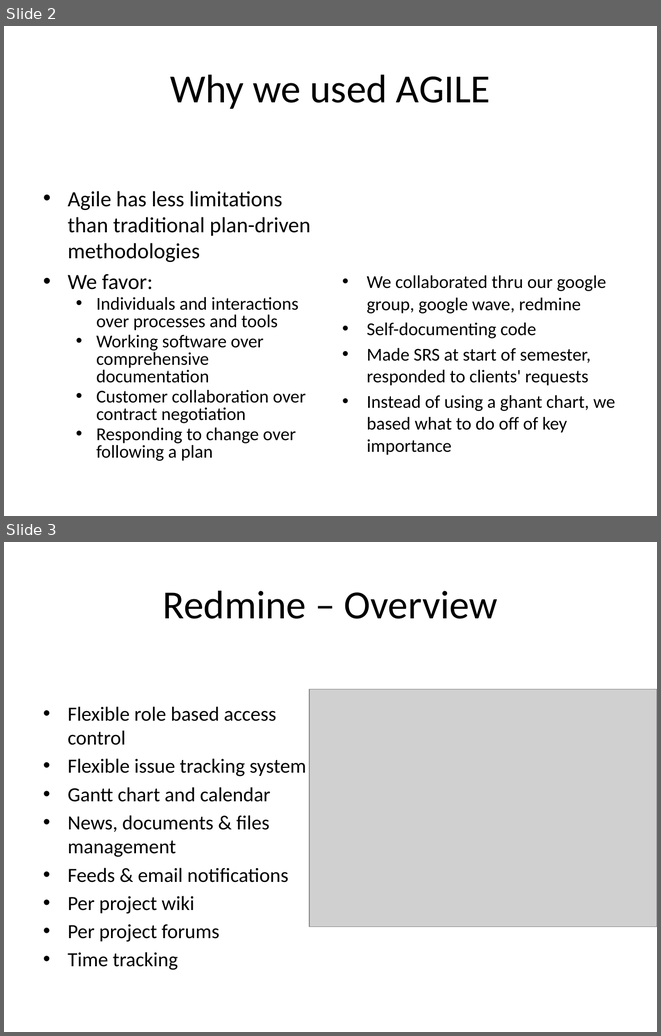
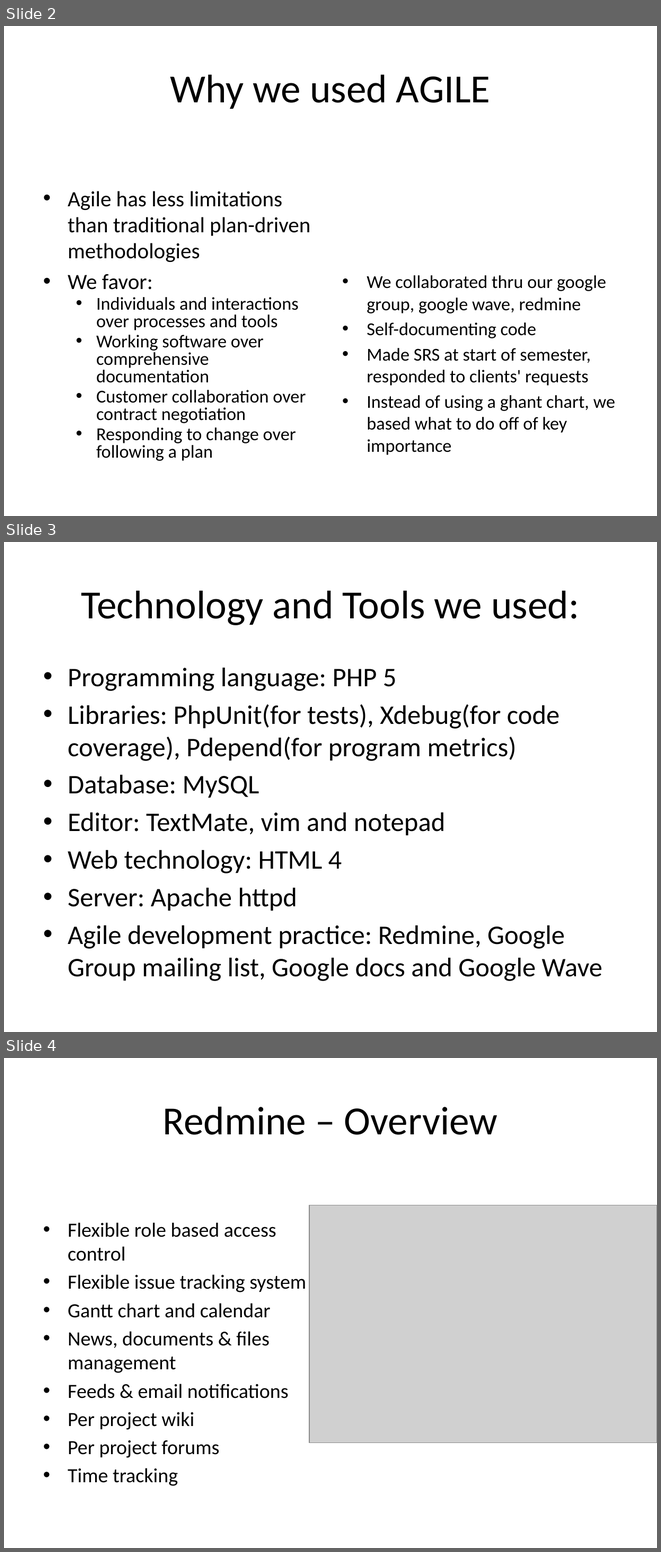
Before and after one commit to lqi/sensiblephp, a slide deck: docs/FinalProjectPresentation.pptx. Shown one above the other, each under a label of ours: slides 2 and 3 before the commit, slides 2, 3 and 4 after it. The pictures are 661x1036 and 661x1552 pixels, drawn with LibreOffice and Linux fonts; fonts in the diff are those of the drawing; grey boxes stand for pictures. Boxes give left, top, right and bottom in pixels: in the first picture for what was removed or moved away, otherwise in the second. Text is boxed around its words. In the diff, an @@ line names an element or a change of style, - is before the commit and + after.

Commit message:
Updated project ppt. Added slides on tools used, more agile, and uml. also updated uml to reflect current state for database schema.

```diff
--- a/docs/FinalProjectPresentation.pptx
+++ b/docs/FinalProjectPresentation.pptx
@@ slide 3 added at (x1=4, y1=542, x2=657, y2=1032), background #FFFFFF @@
@@ title added at (x1=81, y1=590, x2=579, y2=625), 44 pt, text #000000 @@
+Technology and Tools we used:
@@ text added at (x1=68, y1=668, x2=602, y2=981), 29.6 pt, text #000000 @@
+• Programming language: PHP 5
+• Libraries: PhpUnit(for tests), Xdebug(for code coverage), Pdepend(for program metrics)
+• Database: MySQL
+• Editor: TextMate, vim and notepad
+• Web technology: HTML 4
+• Server: Apache httpd
+• Agile development practice: Redmine, Google Group mailing list, Google docs and Google Wave
@@ what was slide 3 is now slide 4 @@
```
Also in this commit, not shown: 2 slides changed, 2 other files.
